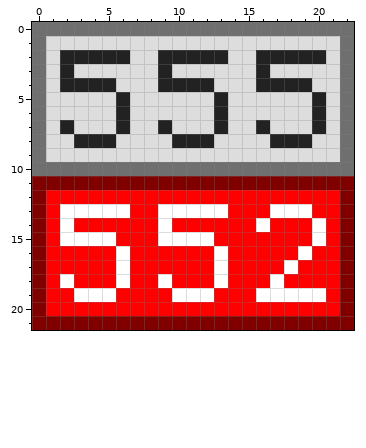
Two versions of one pixel-art sprite, public/buses_images.png. The first picture shows the starting point.
The file is 23x22 pixels.
And afterwards:
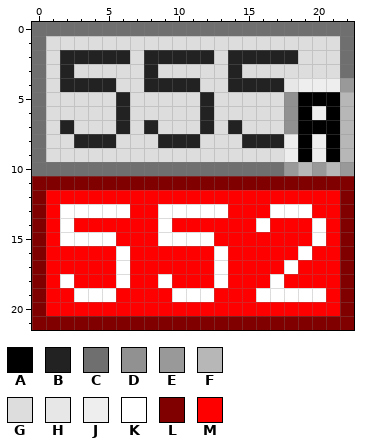
Palette (. is transparent): A #000000  B #222222  C #6f6f6f  D #919191  E #999999  F #b7b7b7  G #dddddd  H #e7e7e7  J #eeeeee  K #ffffff  L #800000  M #ff0000
Commit: Fixed the layout issue with buses with more than 3 letters in the name
The exact change:
y 2: x 8 G -> B; x 13..15 BGG -> GBB; x 19..20 BB -> GG
y 3: x 8..9 GB -> BG; x 14 G -> B; x 16 B -> G
y 4: x 8 G -> B; x 12 B -> G; x 14..15 GG -> BB; x 18..22 BBGGC -> HJJJE
y 5: x 12..13 GB -> BG; x 18..22 GGBGC -> DAAAF
y 6: x 12..13 GB -> BG; x 18..22 GGBGC -> DAJAF
y 7: x 8..9 GB -> BG; x 12..14 GBG -> BGB; x 16 B -> G; x 18..22 GGBGC -> DAAAF
y 8: x 9 G -> B; x 12 B -> G; x 15..16 GG -> BB; x 18..22 BBGGC -> JAJAF
y 9: x 18..22 GGGGC -> JAJAF
y 10: x 18..22 CCCCC -> EFEFE
